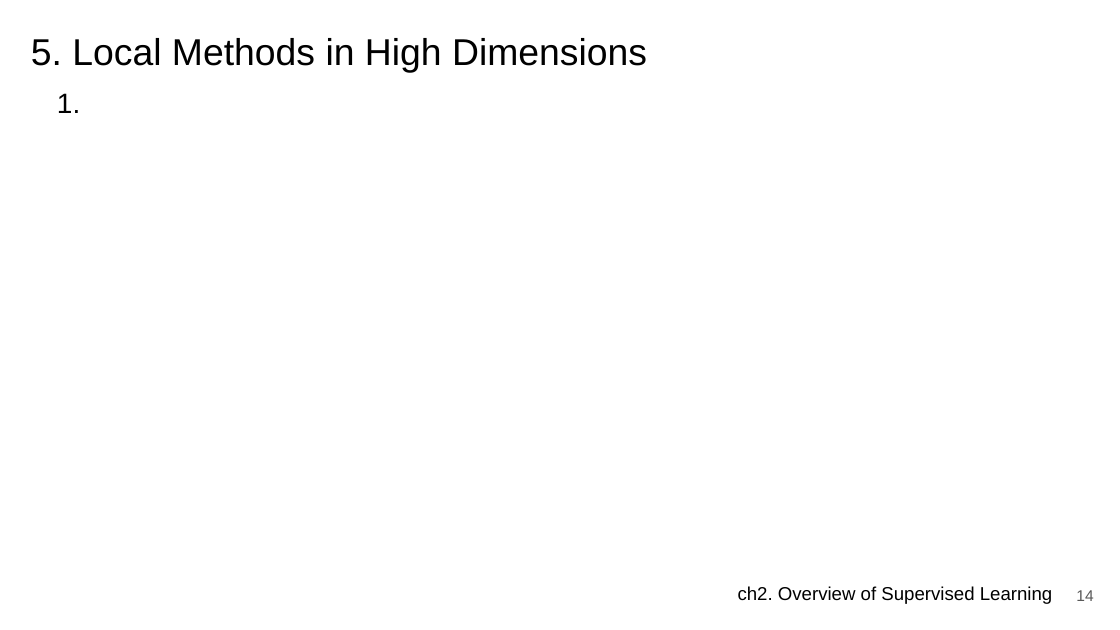
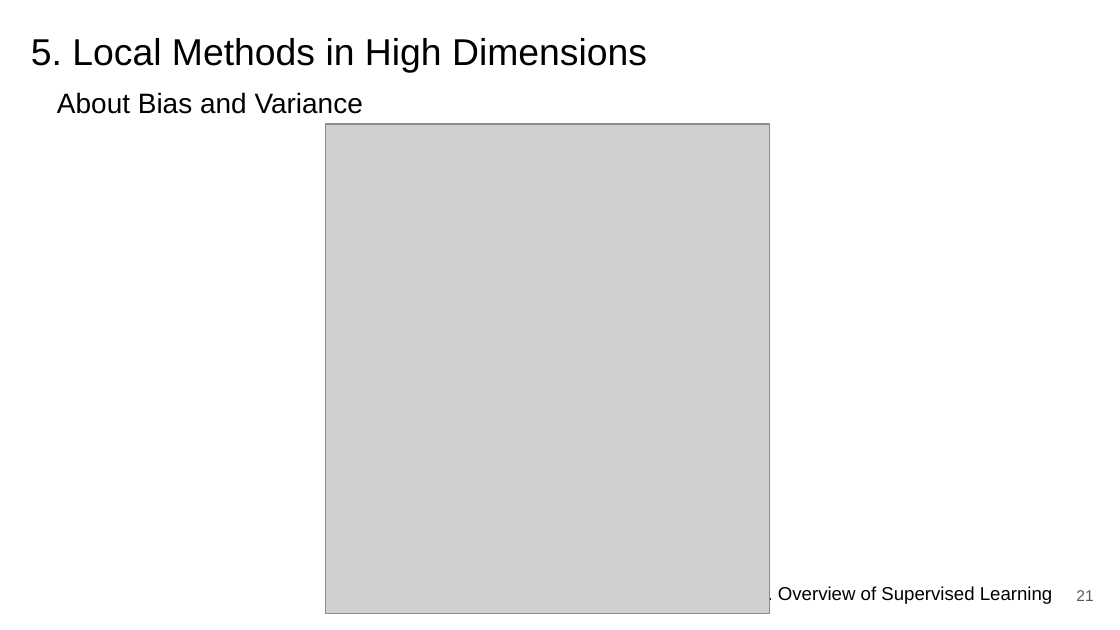
Before and after one commit to JerryKwon/ElemStatLearn-review, a slide deck: slide 21 of ch2. Supervised Learning/presentation/ch2. Overview of Supervised Learning.pptx (slide 14 before the commit). Drawn at 1120x630 pixels with LibreOffice and Linux fonts; fonts in the diff are those of the drawing; grey boxes stand for pictures. Boxes give left, top, right and bottom in pixels: in the first picture for what was removed or moved away, otherwise in the second. Text is boxed around its words. In the diff, an @@ line names an element or a change of style, - is before the commit and + after.

Commit message:
add about Bias-Variance Decomposition

```diff
--- a/ch2. Supervised Learning/presentation/ch2. Overview of Supervised Learning.pptx
+++ b/ch2. Supervised Learning/presentation/ch2. Overview of Supervised Learning.pptx
@@ title at [57,92,363,114]: text changed @@
-1.
+About Bias and Variance
@@ picture added at [326,124,771,614] @@
@@ page number at [1076,590,1093,601]: text changed @@
-14
+21
```
Also in this commit, not shown: 8 other slides changed, 6 slides added, 1 other file.
